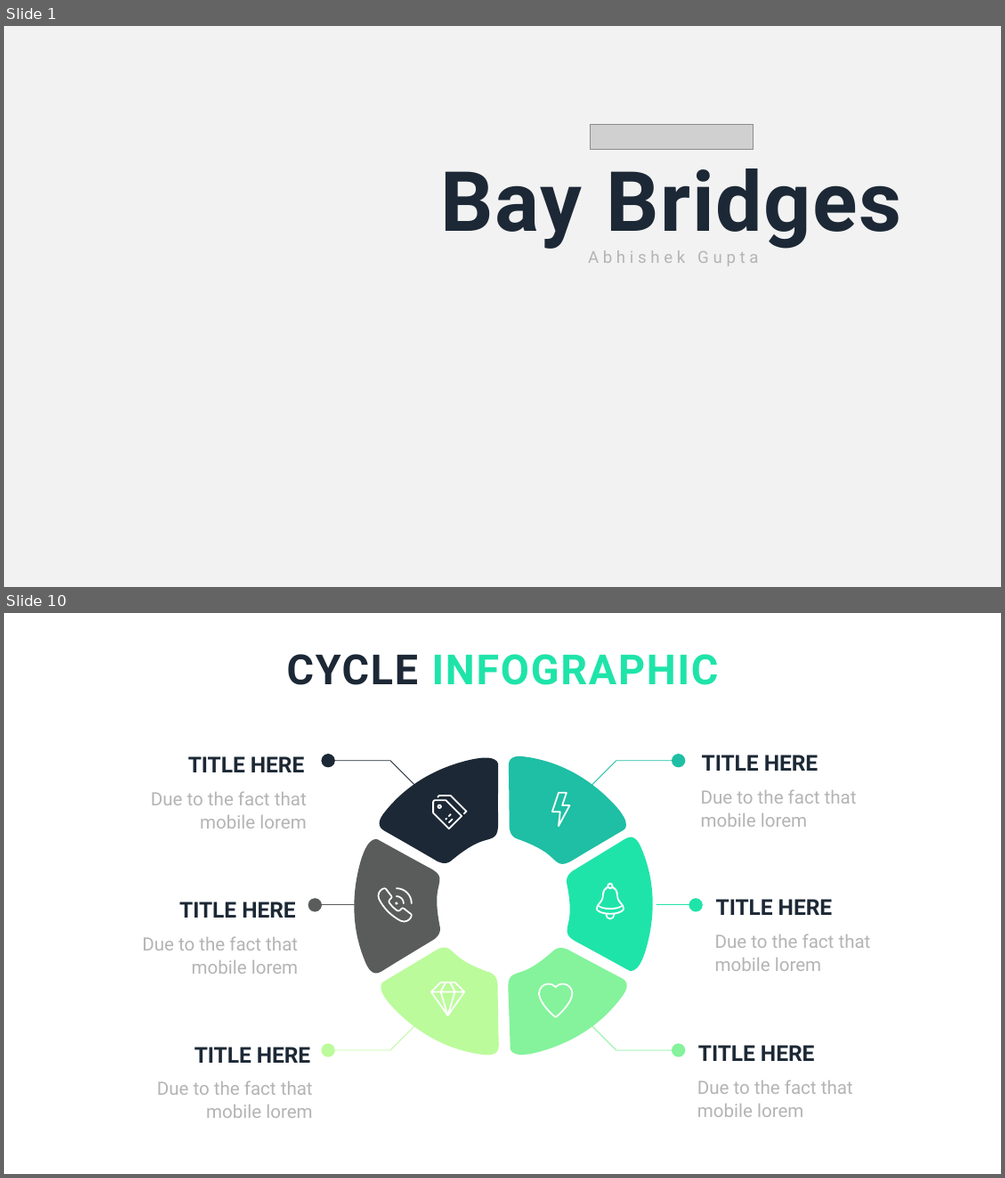
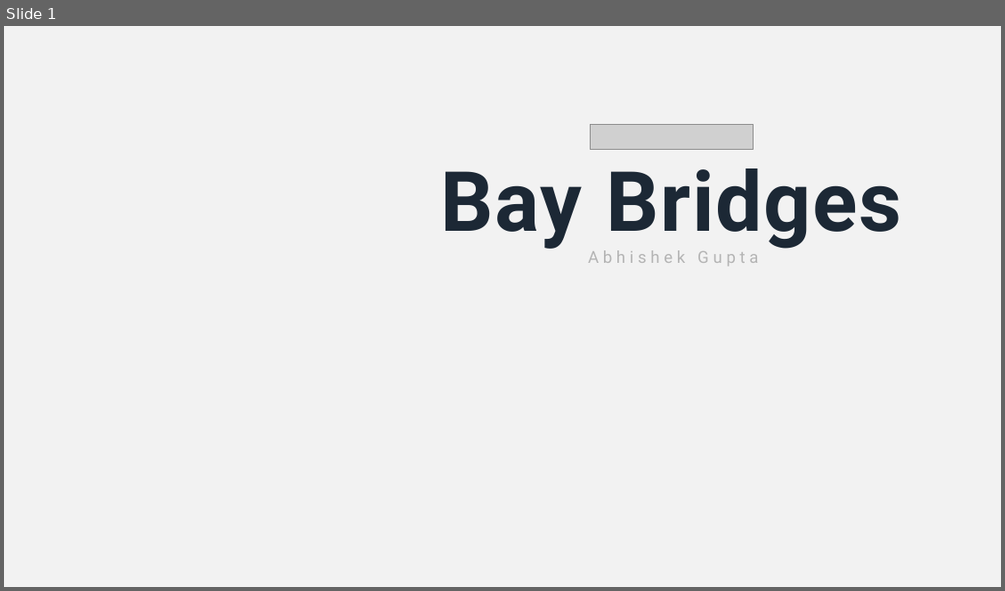
Before and after one commit to ABsolutelyWeb/CSCI-174-Design-and-Analysis-of-Algorithms, a slide deck: ASSIGNMENT 1/Presentation Files/presentation.pptx. Shown one above the other, each under a label of ours: slides 1 and 10 before the commit, slide 1 after it; the slides between them are not shown. The pictures are 1005x1178 and 1005x591 pixels, drawn with LibreOffice and Linux fonts; fonts in the diff are those of the drawing; grey boxes stand for pictures; background and template pictures are left out. Boxes give left, top, right and bottom in pixels: in the first picture for what was removed or moved away, otherwise in the second. Text is boxed around its words. In the diff, an @@ line names an element or a change of style, - is before the commit and + after.

```diff
--- a/ASSIGNMENT 1/Presentation Files/presentation.pptx
+++ b/ASSIGNMENT 1/Presentation Files/presentation.pptx
@@ slide 10 removed at (4,613,1001,1174), background #FFFFFF @@
@@ text removed at (287,654,719,685) @@
-CYCLE INFOGRAPHIC
@@ text removed at (188,756,304,772) @@
-TITLE HERE
@@ freeform shape removed at (328,761,414,785) @@
@@ freeform shape removed at (374,753,501,865) @@
@@ freeform shape removed at (509,754,635,868) @@
@@ freeform shape removed at (592,761,679,785) @@
@@ text removed at (702,755,817,771) @@
-TITLE HERE
@@ text removed at (151,791,307,828) @@
-Due to the fact that mobile lorem
@@ freeform shape removed at (433,795,468,829) @@
@@ freeform shape removed at (551,791,570,827) @@
@@ text removed at (701,789,857,827) @@
-Due to the fact that mobile lorem
@@ freeform shape removed at (350,832,443,978) @@
@@ freeform shape removed at (563,832,655,978) @@
@@ text removed at (179,901,295,917) @@
-TITLE HERE
@@ arrow removed from (354, 905) to (315, 905) @@
@@ freeform shape removed at (378,887,413,922) @@
@@ freeform shape removed at (596,882,625,919) @@
@@ arrow removed from (657, 905) to (696, 905) @@
@@ text removed at (716,899,832,915) @@
-TITLE HERE
@@ text removed at (142,936,298,973) @@
-Due to the fact that mobile lorem
@@ freeform shape removed at (372,943,500,1056) @@
@@ freeform shape removed at (508,945,633,1060) @@
@@ text removed at (715,933,871,971) @@
-Due to the fact that mobile lorem
@@ freeform shape removed at (430,981,466,1017) @@
@@ freeform shape removed at (538,983,574,1018) @@
@@ freeform shape removed at (328,1026,414,1050) @@
@@ freeform shape removed at (592,1026,679,1050) @@
@@ text removed at (194,1046,310,1062) @@
-TITLE HERE
@@ text removed at (698,1045,814,1061) @@
-TITLE HERE
@@ text removed at (157,1080,313,1118) @@
-Due to the fact that mobile lorem
@@ text removed at (697,1079,853,1117) @@
-Due to the fact that mobile lorem
```
Also in this commit, not shown: 1 slide changed, 4 slides added, 20 other slides removed, 2 other files.
